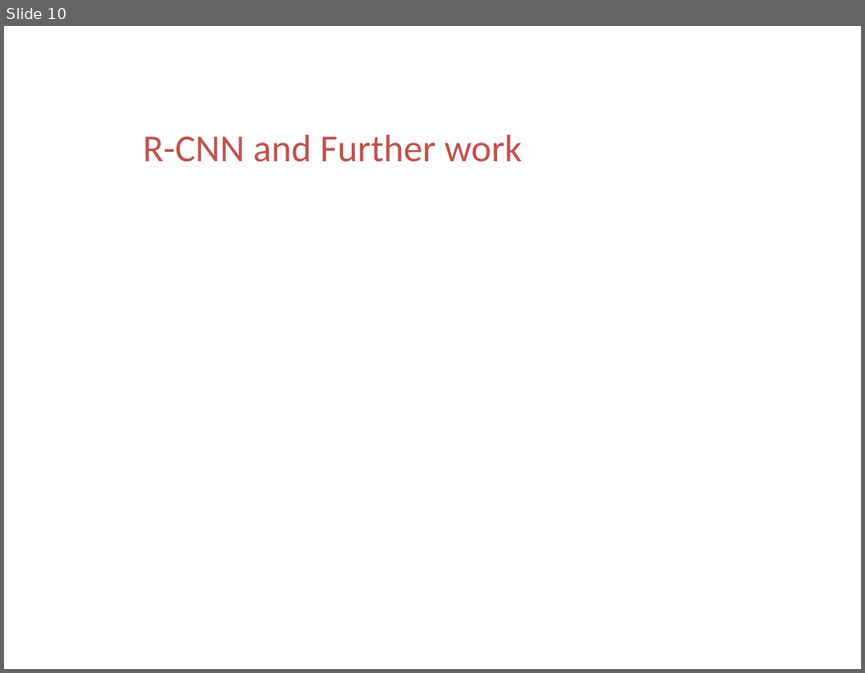
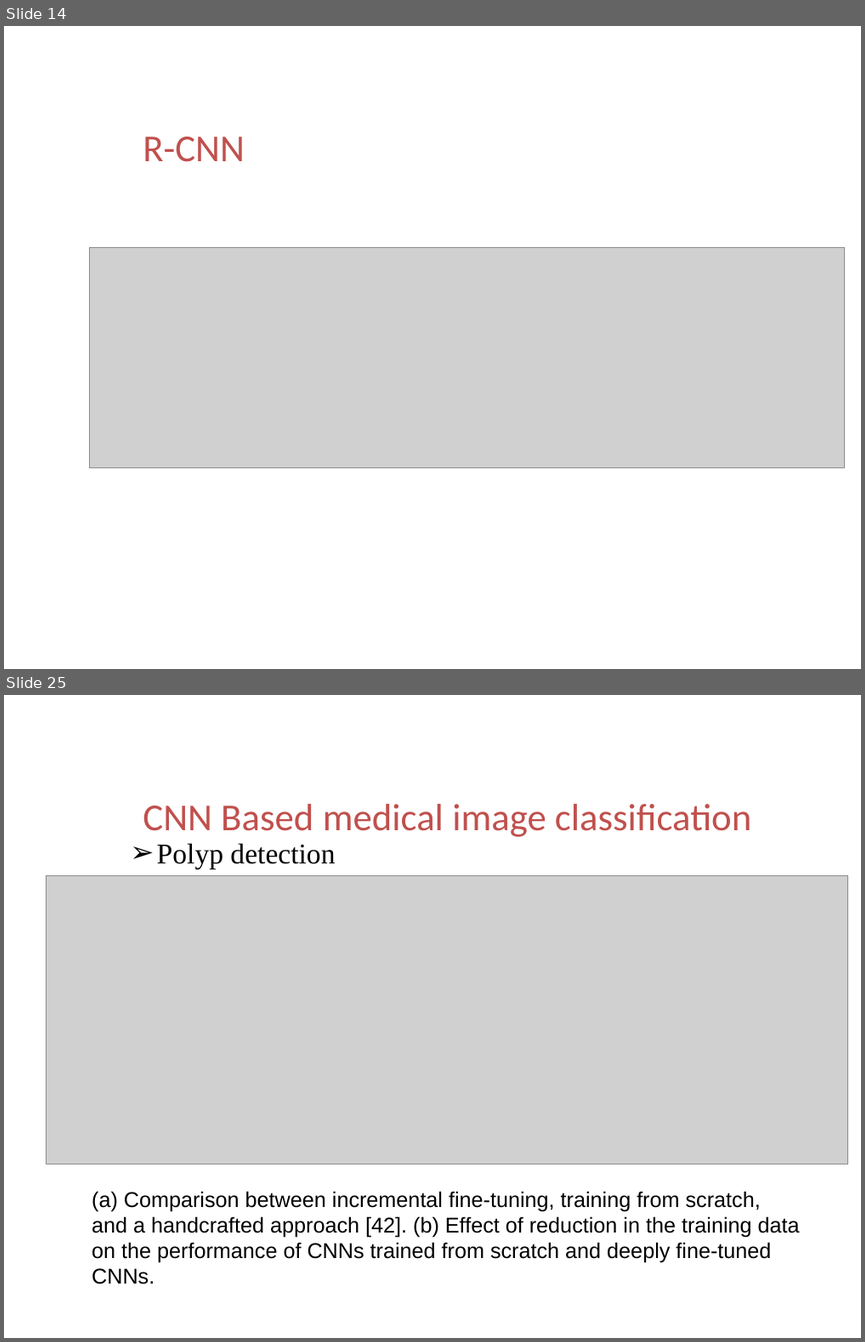
Before and after one commit to ttomchy/CV_2Project, a slide deck: presentation.pptx. Shown one above the other, each under a label of ours: slide 10 before the commit, slides 14 and 25 after it; the slides between them are not shown. The pictures are 865x673 and 865x1342 pixels, drawn with LibreOffice and Linux fonts; fonts in the diff are those of the drawing; grey boxes stand for pictures; background and template pictures are left out. Boxes give left, top, right and bottom in pixels: in the first picture for what was removed or moved away, otherwise in the second. Text is boxed around its words. In the diff, an @@ line names an element or a change of style, - is before the commit and + after.

```diff
--- a/presentation.pptx
+++ b/presentation.pptx
@@ slide 25 added at <box>4,695,861,1338</box>, background picture (left out) @@
@@ text added at <box>69,791,121,839</box>, 28 pt, text #FFFFFF, bold @@
+04
@@ text added at <box>143,804,751,837</box>, 32 pt, text #C0504D @@
+CNN Based medical image classification
@@ text added at <box>157,843,335,868</box>, 24 pt, text #000000 @@
+➢ Polyp detection
@@ picture added at <box>46,876,847,1164</box> @@
@@ text added at <box>92,1191,800,1284</box>, 18 pt, text #000000 @@
+(a) Comparison between incremental fine-tuning, training from scratch, and a handcrafted approach [42]. (b) Effect of reduction in the training data on the performance of CNNs trained from scratch and deeply fine-tuned CNNs.
@@ what was slide 10 is now slide 14 @@
@@ slide 14 changed as well @@
@@ text at <box>143,136,245,162</box>: text changed @@
-R-CNN and Further work
+R-CNN
@@ picture added at <box>90,247,845,467</box> @@
```
Also in this commit, not shown: 3 other slides changed, 27 other slides added, 2 slides removed.
